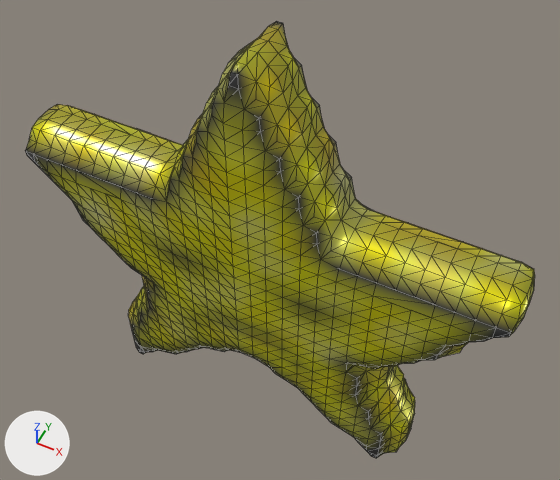
One commit to the glTF model glb/smooth/1001-2000/1717.glb: the scene before it, then after it.
Rendered twice from a camera (50 mm lens) standing at (0.696, -1.283, 2.376) and looking at (0.032, 0.045, 0.716). The lights are fixed; the arrows at lower left show +X, +Y and +Z. Mesh edges are drawn as thin lines. Vertices at the same position are counted once.
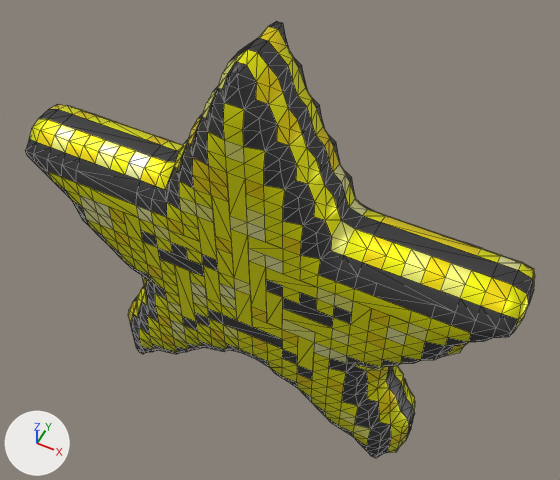
What differs and where, as boxes (x1, y1, x2, y2) in the pictures (560 x 480 px):
'Mesh_0', surface changed, reshaped: (25, 21, 535, 458) in both
part 1 of me_mesh_0, cut back: (63, 114, 497, 371) in both
part 2 of me_mesh_0, recoloured: (25, 21, 535, 456) in both

The change, as a list of edits to the scene's bpy script:
```text
Change mat_material_0:
    where n0 = _N.new('ShaderNodeBsdfPrincipled'); n0.name = 'Principled BSDF'
    n0.inputs[2].default_value: 0.3 -> 0.4  # 'Roughness'
Change me_mesh_0:
    used by ob_mesh_0; location = (0.0, 0.0, 0.0)
    remove me_mesh_0.from_pydata(...)  # 1509 vertices, 2992 faces; spans x -0.725..0.725, y -0.125..0.125, z 0.0..1.388
    add me_mesh_0.from_pydata(...)  # 1471 vertices, 2762 faces; spans x -0.725..0.725, y -0.125..0.125, z 0.0..1.388
    me_mesh_0 part 1
    38 vertices are removed from x -0.475..0.525, y -0.125..0.125, z 0.5..0.95
    354 faces are deleted
    124 new faces join them
    me_mesh_0 part 2: 2613 kept faces spanning x -0.725..0.725, y -0.125..0.125, z 0.0..1.388 get new vertex colours
```
